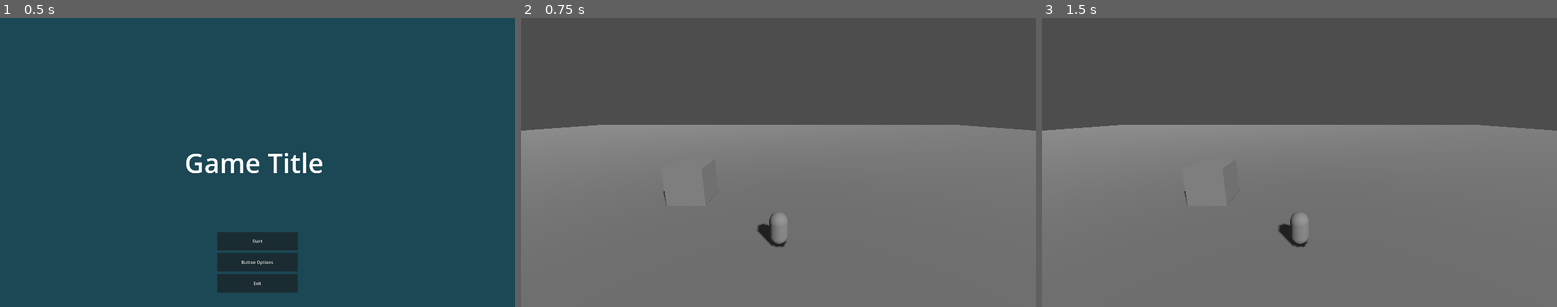
Above: before the commit, frames 1-3 (left to right).
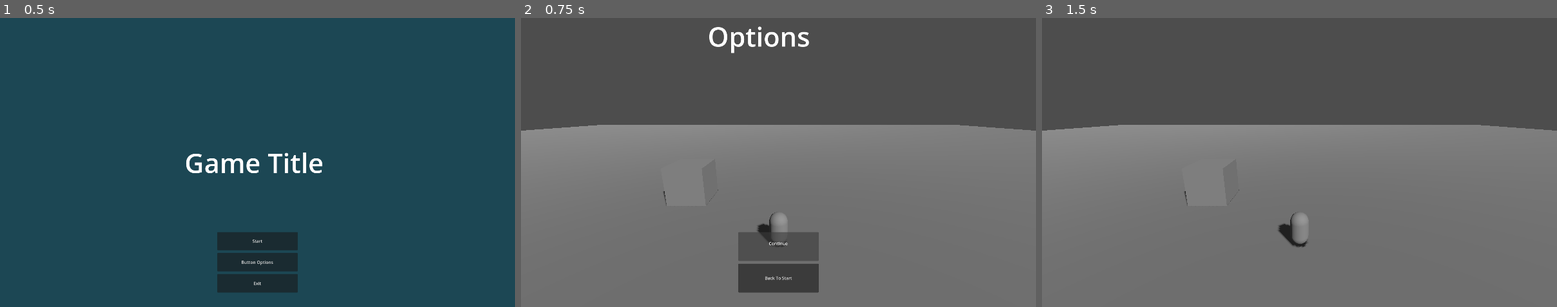
Above: after the commit, the same moments.

Repository: Kaylin-NormanSlack/ProjectPowerCommand
Game: Godot game, scene res://UserInterface/MainMenu.tscn
Two runs of this game, one before a commit and one after it. Both use one fixed random seed, a clock stepped at 60 frames per second and the inputs below.
Inputs (mouse positions are in pixels of both pictures, inside the frame that each line leads up to):
- Up to frame 1 (0.5 s): no input
- Up to frame 2 (0.75 s): click "Start" at 0.5 s
- Up to frame 3 (1.5 s): click (1299, 246) at 1.25 s, where only the run after the commit has a clickable "Continue"

Frame 1 is identical in both runs. In frame 2, 3.5% of the frame differs, in the area x 36-58%, y 2-96%; in frame 3, nothing differs.
Error after the commit: Parse Error: Identifier "any_peer" not declared in the current scope. (res://Network.gd:47)

Commit message:
Basic network structure setup

Diff:
--- a/Gameplay.tscn
+++ b/Gameplay.tscn
@@ -51,4 +51,3 @@
 script = ExtResource("3_h0d5v")
 
 [node name="OptionsMenu" parent="InGameInterface" instance=ExtResource("3_vkyse")]
-visible = false
--- /dev/null
+++ b/Network.gd
@@ -0,0 +1,61 @@
+extends Node
+
+const DEFAULT_IP= '127.0.0.1'
+const DEFAULT_PORT = 31400
+const MAX_PLAYERS = 4
+
+var players = {}
+var self_data = { name = '', position = Vector2(360,180)}
+
+# Called when the node enters the scene tree for the first time.
+func _ready():
+	pass
+
+
+
+func _process(delta):
+	pass
+
+func create_server(player_nickname):
+	self_data.name = player_nickname
+	players[1] = self_data
+	var peer = ENetMultiplayerPeer.new()
+	peer.create_server(DEFAULT_PORT,MAX_PLAYERS)
+	get_tree().set_network_peer(peer)
+
+func connect_to_server(player_nickname):
+	self_data.name = player_nickname
+	var peer = ENetMultiplayerPeer.new()
+	peer.create_client(DEFAULT_IP,DEFAULT_PORT)
+	get_tree().set_network_peer(peer)
+
+func _connected_to_server():
+	get_tree().connect("connected_to_server", _connected_to_server())
+	players[get_tree().get_network_unique_id()] = self_data
+	rpc('_send_player_info',get_tree().get_network_unique_id(),self_data)
+
+func _player_connected(id):
+	print("Player connected: " + str(id))
+	pass
+
+func _player_disconnected(id):
+	get_tree().connect("network_peer_disconnected", _player_disconnected(id))
+	players.erase(id)
+	print("Player disconnected: " + str(id))
+	pass
+
+@rpc(any_peer)
+func _send_player_info(id, info):
+	if get_tree().is_network_server():
+		for peer_id in players:
+			rpc_id(id,'_send_player_info', peer_id, players[peer_id])
+	players[id]=info
+
+	var new_player = load("res://Units/Player/Player.tscn").instance()
+	new_player.name = str(id)
+	new_player.set_network_master(id)
+	get_tree().root.add_child(new_player)
+	new_player.init(info.name,info.position,true)
+
+func update_position(id,position):
+	players[id].position = position
--- /dev/null
+++ b/Network.tscn
@@ -0,0 +1,6 @@
+[gd_scene load_steps=2 format=3 uid="uid://cv854cccss23q"]
+
+[ext_resource type="Script" path="res://Network.gd" id="1_x2kx4"]
+
+[node name="Network" type="Node"]
+script = ExtResource("1_x2kx4")
--- a/UserInterface/MainMenu.tscn
+++ b/UserInterface/MainMenu.tscn
@@ -15,6 +15,7 @@
 Next_Scene = "res://Gameplay.tscn"
 
 [node name="RichTextLabel" type="RichTextLabel" parent="."]
+layout_mode = 1
 anchors_preset = 8
 anchor_left = 0.5
 anchor_top = 0.5
@@ -33,6 +34,7 @@
 scroll_active = false
 
 [node name="VBoxContainer" type="VBoxContainer" parent="."]
+layout_mode = 1
 anchors_preset = 8
 anchor_left = 0.5
 anchor_top = 0.5
@@ -48,6 +50,7 @@
 alignment = 1
 
 [node name="StartButton" type="Button" parent="VBoxContainer"]
+layout_mode = 2
 offset_right = 300.0
 offset_bottom = 68.0
 size_flags_vertical = 3
@@ -55,6 +58,7 @@
 "
 
 [node name="OptionsButton" type="Button" parent="VBoxContainer"]
+layout_mode = 2
 offset_top = 78.0
 offset_right = 300.0
 offset_bottom = 147.0
@@ -62,6 +66,7 @@
 text = "Button Options"
 
 [node name="ExitButton" type="Button" parent="VBoxContainer"]
+layout_mode = 2
 offset_top = 157.0
 offset_right = 300.0
 offset_bottom = 226.0
--- a/project.godot
+++ b/project.godot
@@ -28,6 +28,7 @@
 [autoload]
 
 Game="*res://Autoloads/Game.gd"
+Network="*res://Network.gd"
 
 [display]
 
